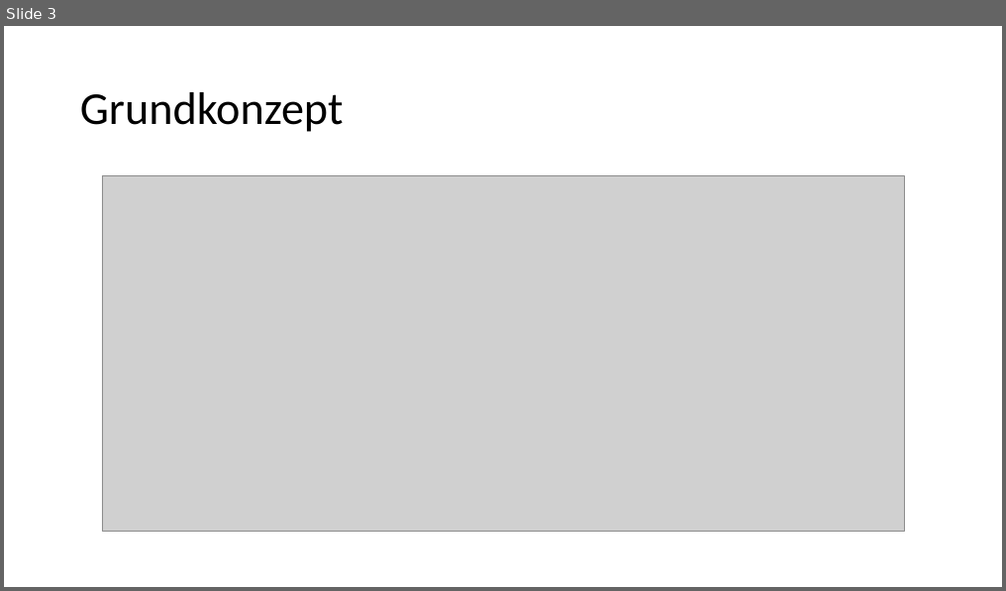
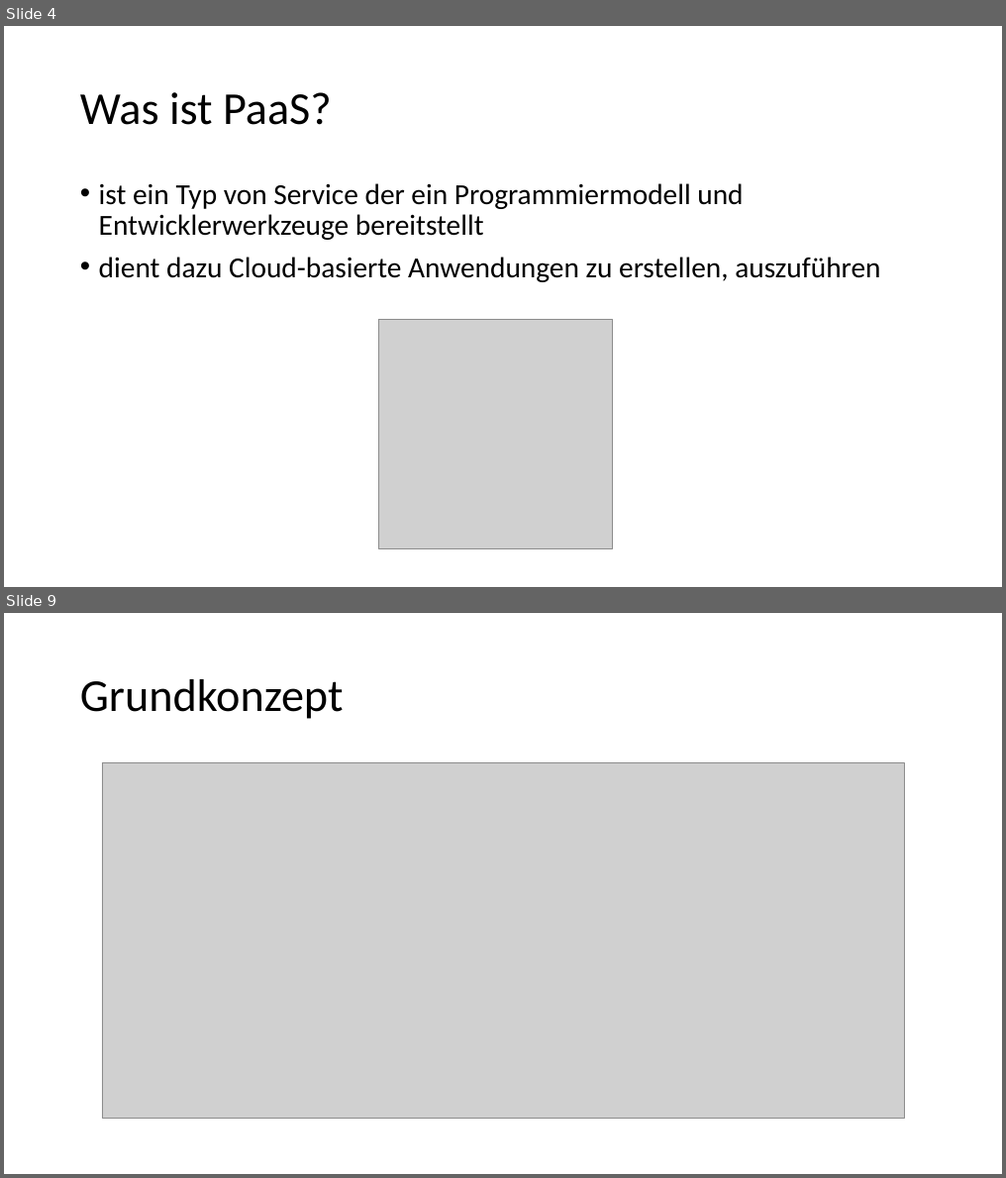
Before and after one commit to Philwi/HTWDresdenIMBeleg, a slide deck: FaaS.pptx. Shown one above the other, each under a label of ours: slide 3 before the commit, slides 4 and 9 after it; the slides between them are not shown. The pictures are 1006x591 and 1006x1178 pixels, drawn with LibreOffice and Linux fonts; fonts in the diff are those of the drawing; grey boxes stand for pictures. Boxes give left, top, right and bottom in pixels: in the first picture for what was removed or moved away, otherwise in the second. Text is boxed around its words. In the diff, an @@ line names an element or a change of style, - is before the commit and + after.

```diff
--- a/FaaS.pptx
+++ b/FaaS.pptx
@@ slide 4 added at <box>4,26,1002,587</box>, background #FFFFFF @@
@@ title added at <box>80,92,332,125</box>, 44 pt, text #000000 @@
+Was ist PaaS?
@@ text added at <box>99,183,880,282</box>, 28 pt, text #000000 @@
+• ist ein Typ von Service der ein Programmiermodell und Entwicklerwerkzeuge bereitstellt
+• dient dazu Cloud-basierte Anwendungen zu erstellen, auszuführen
@@ picture added at <box>379,319,612,550</box> @@
@@ what was slide 3 is now slide 9 @@
```
Also in this commit, not shown: 1 slide changed, 8 other slides added, 1 slide removed.
